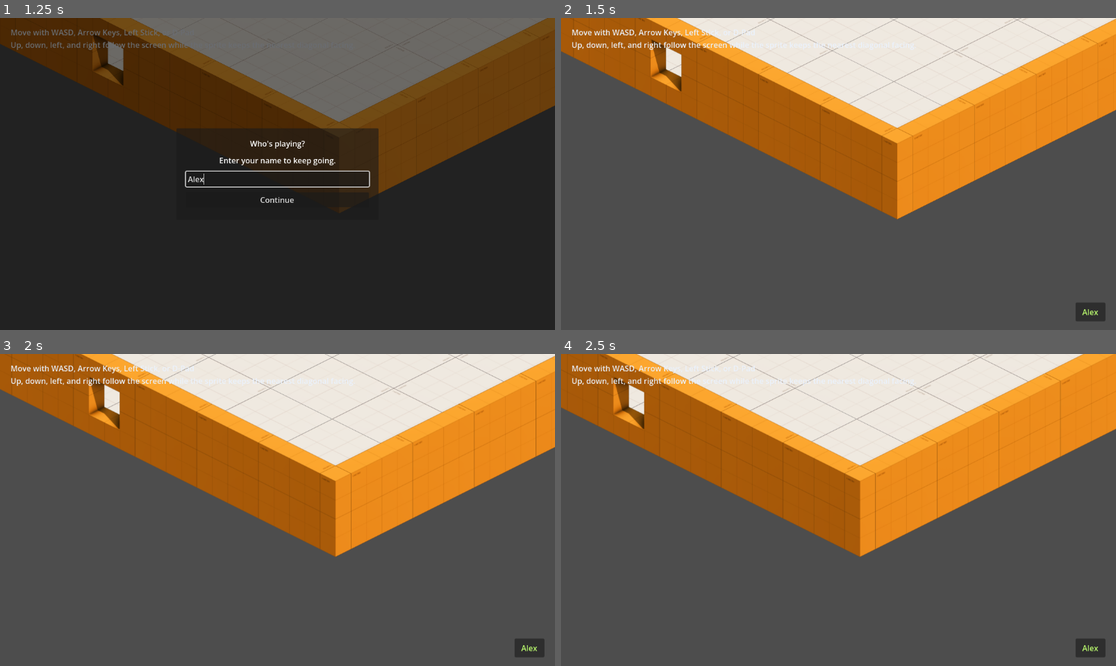
Above: before the commit, frames 1-4 (two rows, left to right).
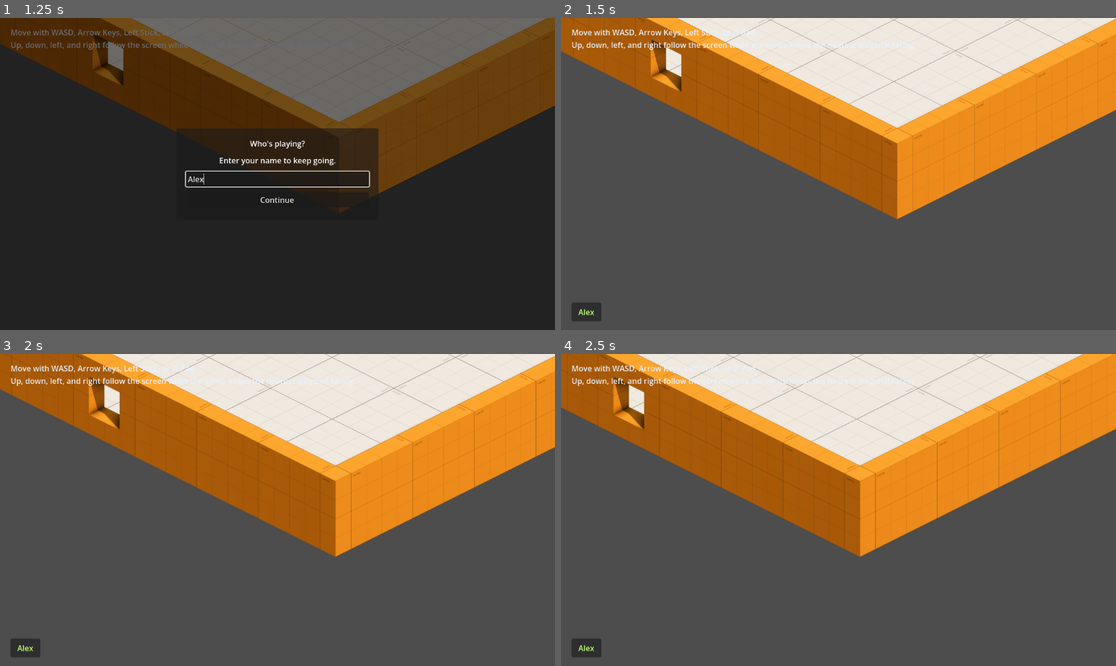
Above: after the commit, the same moments.

Repository: nagolyhprum/deaths-design
Game: Godot game, scene res://scenes/main.tscn
Two runs of this game, one before a commit and one after it. Both use one fixed random seed, a clock stepped at 60 frames per second and the inputs below.
Inputs (mouse positions are in pixels of both pictures, inside the frame that each line leads up to):
- Up to frame 1 (1.25 s): click (277, 180) at 0.52 s; type "Alex" at 0.6 s
- Up to frame 2 (1.5 s): click "Continue" at 1.25 s
- Up to frame 3 (2 s): no input
- Up to frame 4 (2.5 s): tap Enter at 2 s; move the mouse to (960, 494) at 2.02 s; hold D (move_right) from 2.03 s (still down); hold Shift from 2.03 s (still down); click (960, 494) at 2.17 s

Frame 1 is identical in both runs. In frame 2, 0.6% of the frame differs, in the area x 1-99%, y 91-98%; in frame 3, 0.6%; in frame 4, 0.6%.

Commit message:
Move username badge to left
Co-authored-by: Copilot <223556219+Copilot@users.noreply.github.com>

Diff:
--- a/scripts/test_level.gd
+++ b/scripts/test_level.gd
@@ -51,7 +51,11 @@
 
 	var badge_size := _username_badge.get_combined_minimum_size()
 	_username_badge.size = badge_size
-	_username_badge.position = viewport_size - badge_size - USERNAME_BADGE_MARGIN * scale
+	var badge_margin := USERNAME_BADGE_MARGIN * scale
+	_username_badge.position = Vector2(
+		badge_margin.x,
+		viewport_size.y - badge_size.y - badge_margin.y
+	)
 
 
 func _build_username_badge() -> void:
@@ -68,7 +72,7 @@
 	_username_badge.add_child(content_margin)
 
 	_username_badge_label = Label.new()
-	_username_badge_label.horizontal_alignment = HORIZONTAL_ALIGNMENT_RIGHT
+	_username_badge_label.horizontal_alignment = HORIZONTAL_ALIGNMENT_LEFT
 	content_margin.add_child(_username_badge_label)
 
 
Not shown, added: task-records/2026-04-25-09-58-username-badge-bottom-left/notes.md
Not shown, added: task-records/2026-04-25-09-58-username-badge-bottom-left/original-prompt.md
